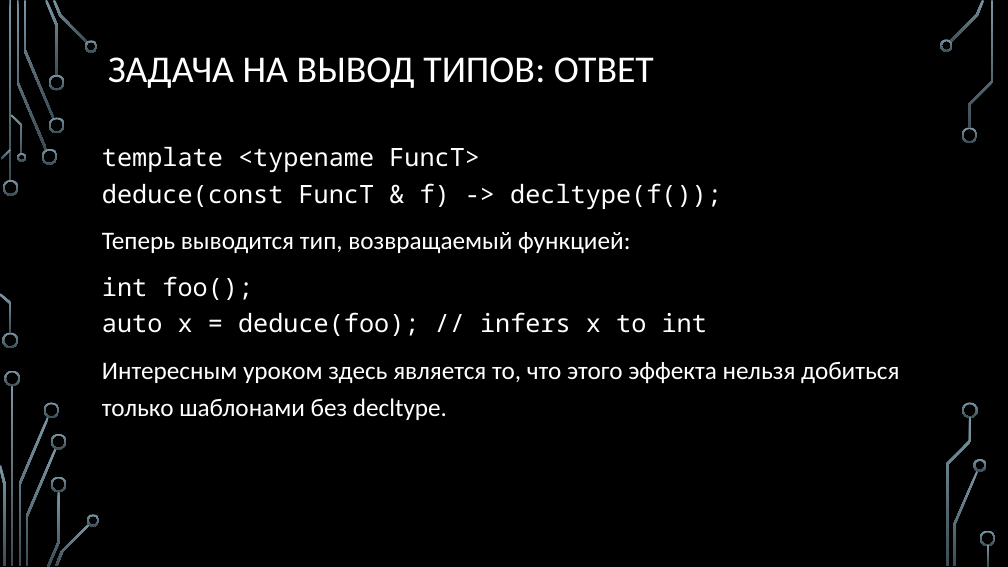
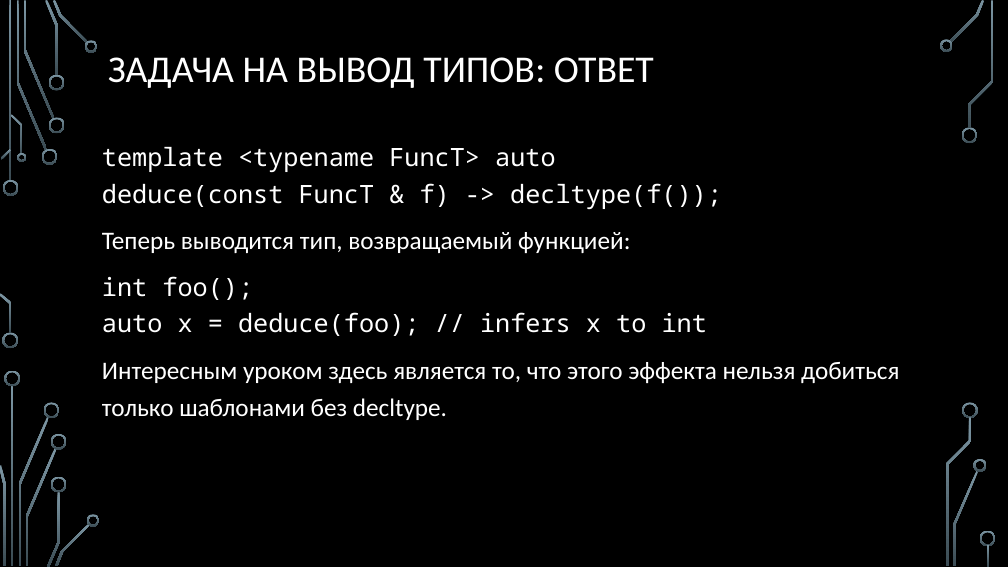
Before and after one commit to MIPT-ILab/cpp-lects-rus, a slide deck: slide 22 of slides/lec2-1-function-templates.pptx. Drawn at 1008x567 pixels with LibreOffice and Linux fonts; fonts in the diff are those of the drawing; background and template pictures are left out. Boxes give left, top, right and bottom in pixels: in the first picture for what was removed or moved away, otherwise in the second. Text is boxed around its words. In the diff, an @@ line names an element or a change of style, - is before the commit and + after.

```diff
--- a/slides/lec2-1-function-templates.pptx
+++ b/slides/lec2-1-function-templates.pptx
@@ text at <box>102,147,722,209</box>: text changed @@
-template <typename FuncT>
-deduce(const FuncT & f) -> decltype(f());
+template <typename FuncT> auto
+deduce(const FuncT & f) -> decltype(f());
```
Also in this commit, not shown: 2 other slides changed, 1 slide added, 9 other files.
